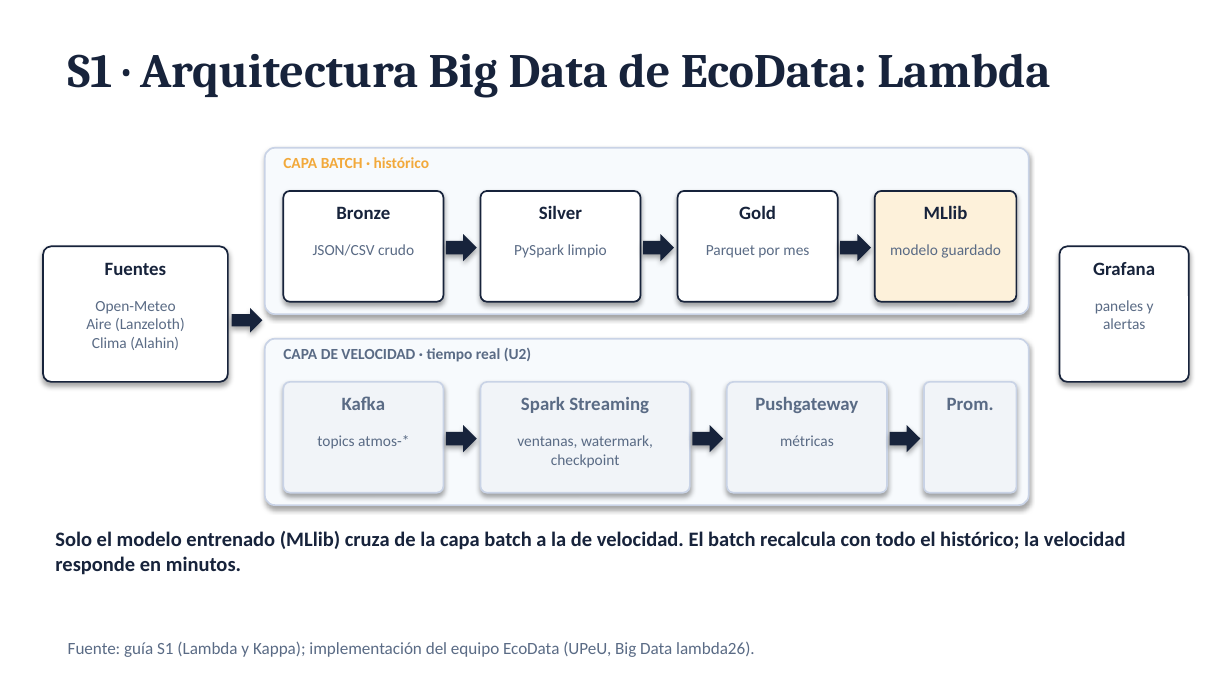
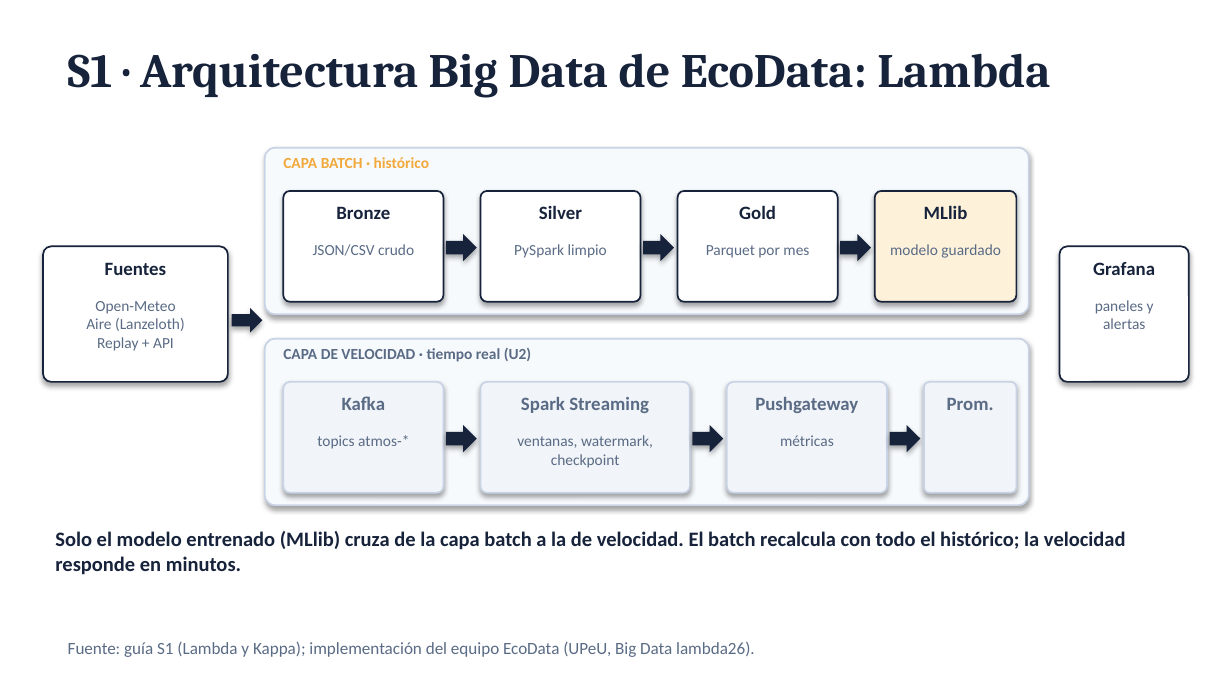
Before and after one commit to Lanzeloth03/lambda26-bigdata, a slide deck: slide 1 of u1-aire/EcoData_S1_Arquitectura_Aire.pptx. Drawn at 1232x693 pixels with LibreOffice and Linux fonts; fonts in the diff are those of the drawing. Boxes give left, top, right and bottom in pixels: in the first picture for what was removed or moved away, otherwise in the second. Text is boxed around its words. In the diff, an @@ line names an element or a change of style, - is before the commit and + after.

```diff
--- a/u1-aire/EcoData_S1_Arquitectura_Aire.pptx
+++ b/u1-aire/EcoData_S1_Arquitectura_Aire.pptx
@@ text at [97, 337, 174, 351]: text changed @@
-Clima (Alahin)
+Replay + API
```
Also in this commit, not shown: 48 other files.
